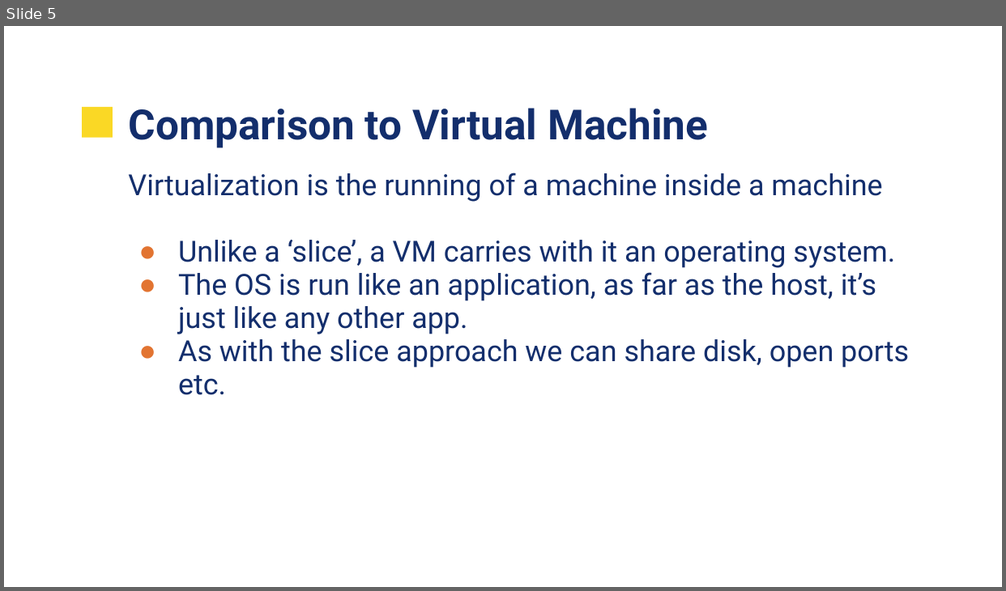
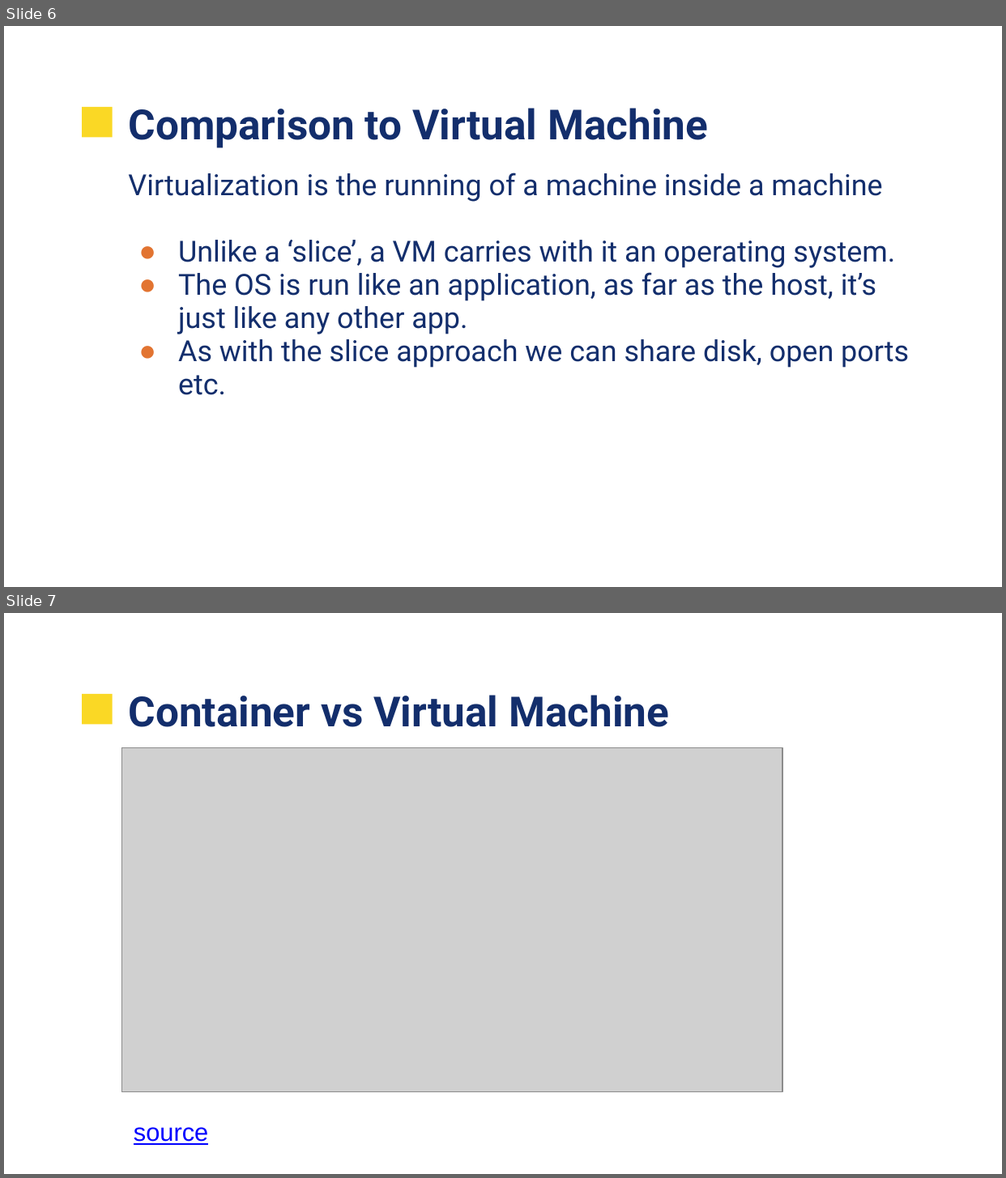
Before and after one commit to UVADS/data_engineering, a slide deck: containers/UVA-Containers.pptx. Shown one above the other, each under a label of ours: slide 5 before the commit, slides 6 and 7 after it. The pictures are 1006x591 and 1006x1178 pixels, drawn with LibreOffice and Linux fonts; fonts in the diff are those of the drawing; grey boxes stand for pictures; background and template pictures are left out. Boxes give left, top, right and bottom in pixels: in the first picture for what was removed or moved away, otherwise in the second. Text is boxed around its words. In the diff, an @@ line names an element or a change of style, - is before the commit and + after.

Commit message:
added some container slides

```diff
--- a/containers/UVA-Containers.pptx
+++ b/containers/UVA-Containers.pptx
@@ slide 7 added at bbox=[4, 613, 1002, 1174], background picture (left out); not listed: 1 template element that a slide beside it also shows @@
@@ text added at bbox=[128, 695, 669, 727], 30 pt, text #132E6C, bold @@
+Container vs Virtual Machine
@@ picture added at bbox=[121, 747, 782, 1092] @@
@@ text added at bbox=[134, 1127, 208, 1145], 18 pt, text #0000FF, underline @@
+source
@@ what was slide 5 is now slide 6 @@
```
Also in this commit, not shown: 4 slides changed, 1 other slide added.
